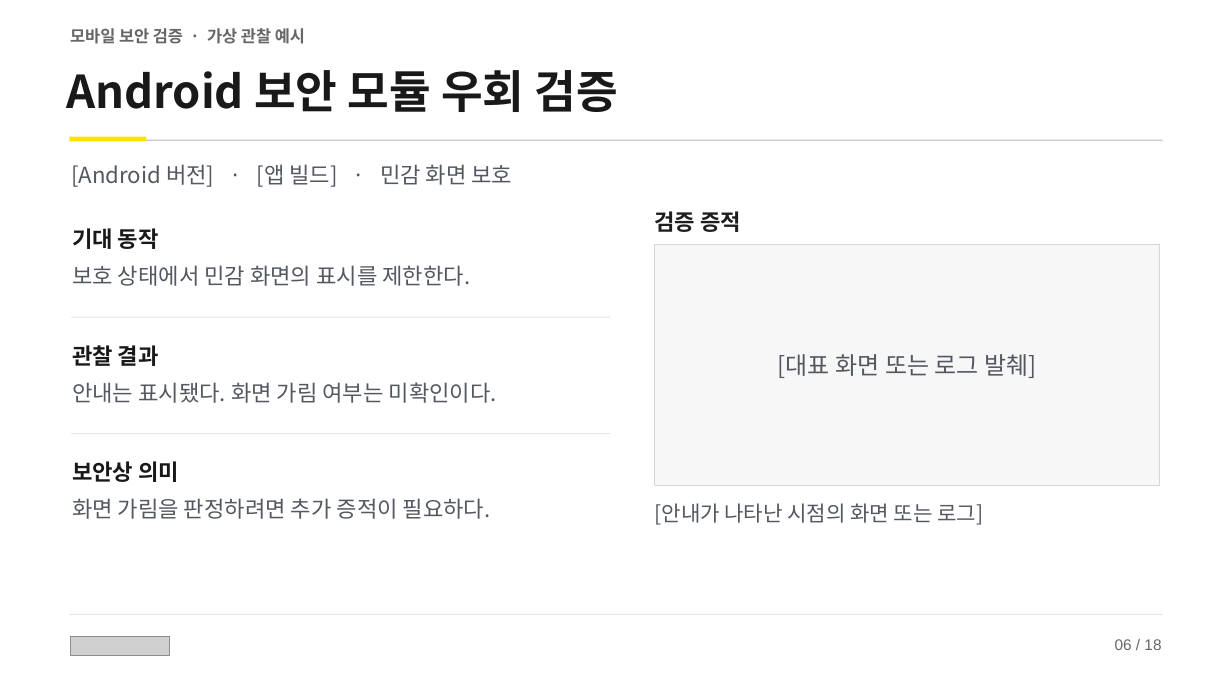
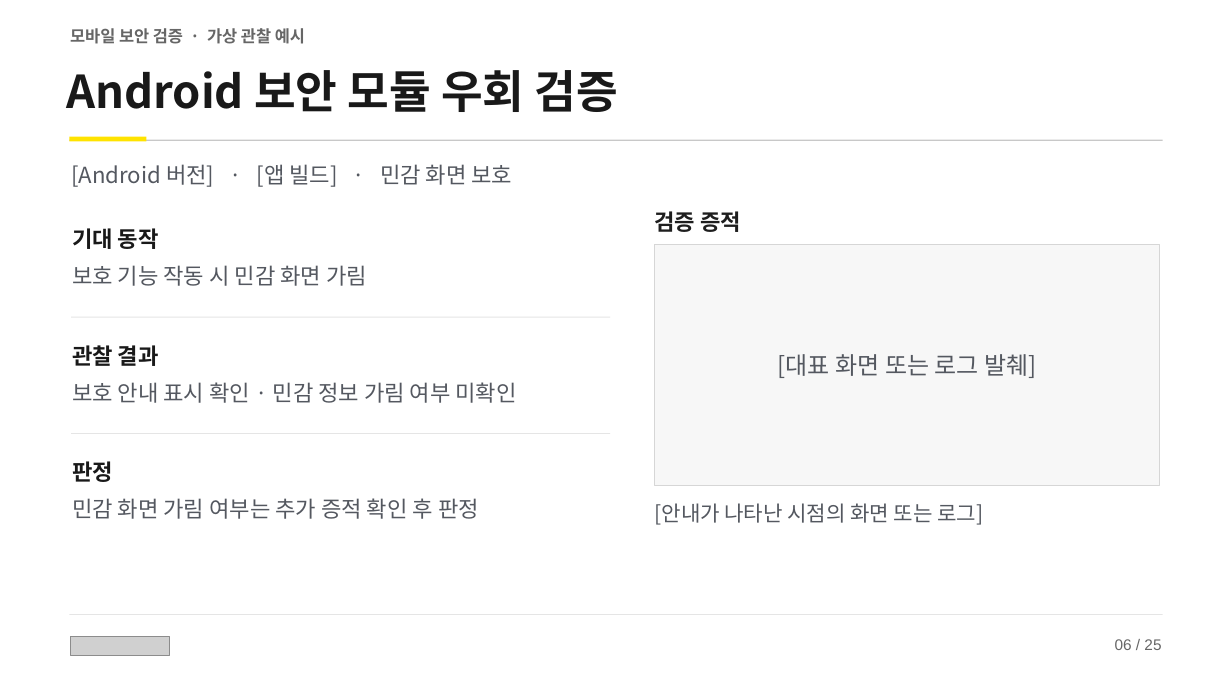
Before and after one commit to Ryuuuuu/maestro-gpui, a slide deck: slide 6 of assets/icons/kakaobank-security-onboarding.pptx. Drawn at 1232x693 pixels with LibreOffice and Linux fonts; fonts in the diff are those of the drawing; grey boxes stand for pictures. Boxes give left, top, right and bottom in pixels: in the first picture for what was removed or moved away, otherwise in the second. Text is boxed around its words. In the diff, an @@ line names an element or a change of style, - is before the commit and + after.

```diff
--- a/assets/icons/kakaobank-security-onboarding.pptx
+++ b/assets/icons/kakaobank-security-onboarding.pptx
@@ text at [72, 265, 367, 286]: text changed @@
-보호 상태에서 민감 화면의 표시를 제한한다.
+보호 기능 작동 시 민감 화면 가림
@@ text at [72, 382, 517, 403]: text changed @@
-안내는 표시됐다. 화면 가림 여부는 미확인이다.
+보호 안내 표시 확인 · 민감 정보 가림 여부 미확인
@@ text at [72, 461, 113, 482]: text changed @@
-보안상 의미
+판정
@@ text at [72, 498, 479, 519]: text changed @@
-화면 가림을 판정하려면 추가 증적이 필요하다.
+민감 화면 가림 여부는 추가 증적 확인 후 판정
@@ text at [1115, 639, 1161, 650]: text changed @@
-06 / 18
+06 / 25
```
Also in this commit, not shown: 11 other slides changed, 12 slides added, 5 slides removed.
